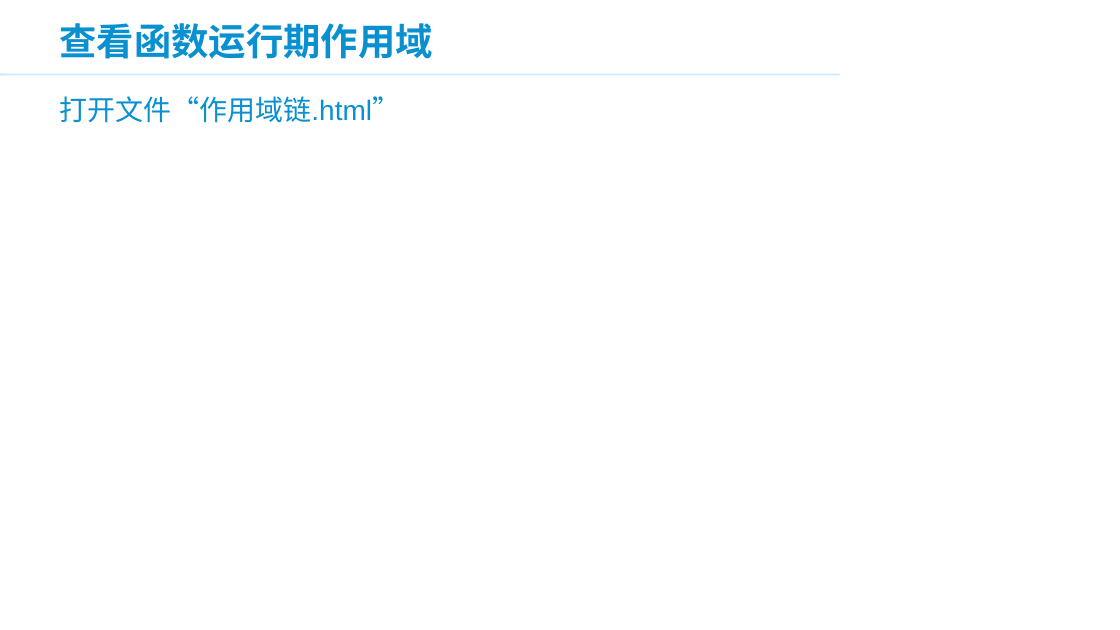
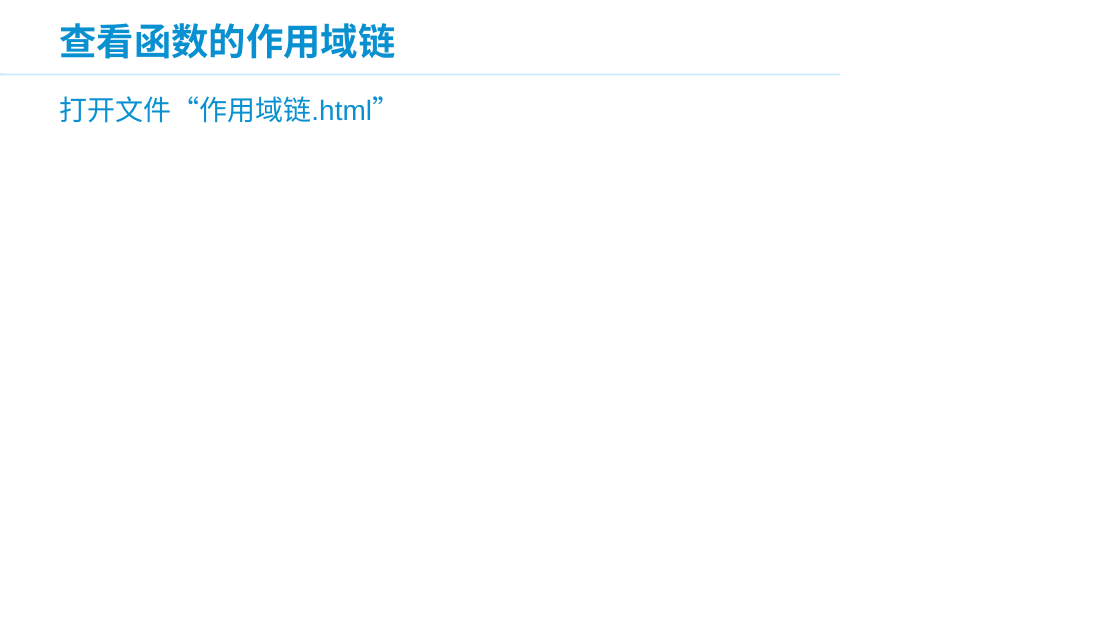
Before and after one commit to panxuepeng/javascript, a slide deck: slide 23 of ppt/3.JavaScript 高级部分.ppt (slide 24 before the commit). Drawn at 1120x630 pixels with LibreOffice and Linux fonts; fonts in the diff are those of the drawing; background and template pictures are left out. Boxes give left, top, right and bottom in pixels: in the first picture for what was removed or moved away, otherwise in the second. Text is boxed around its words. In the diff, an @@ line names an element or a change of style, - is before the commit and + after.

```diff
--- a/ppt/3.JavaScript 高级部分.ppt
+++ b/ppt/3.JavaScript 高级部分.ppt
@@ title at [60, 23, 396, 59]: text changed @@
-查看函数运行期作用域
+查看函数的作用域链
```
Also in this commit, not shown: 9 other slides changed, 1 slide removed, 16 other files.
